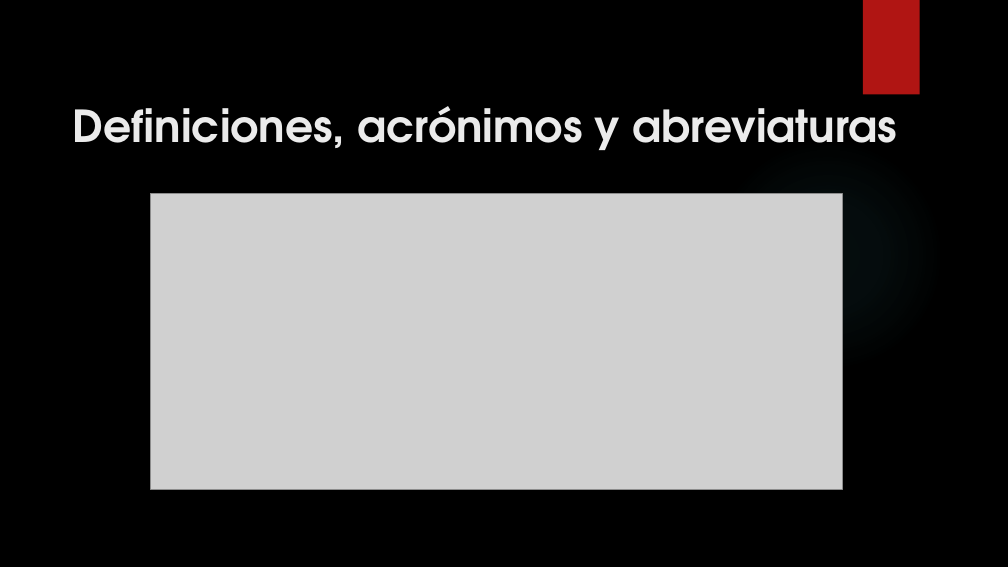
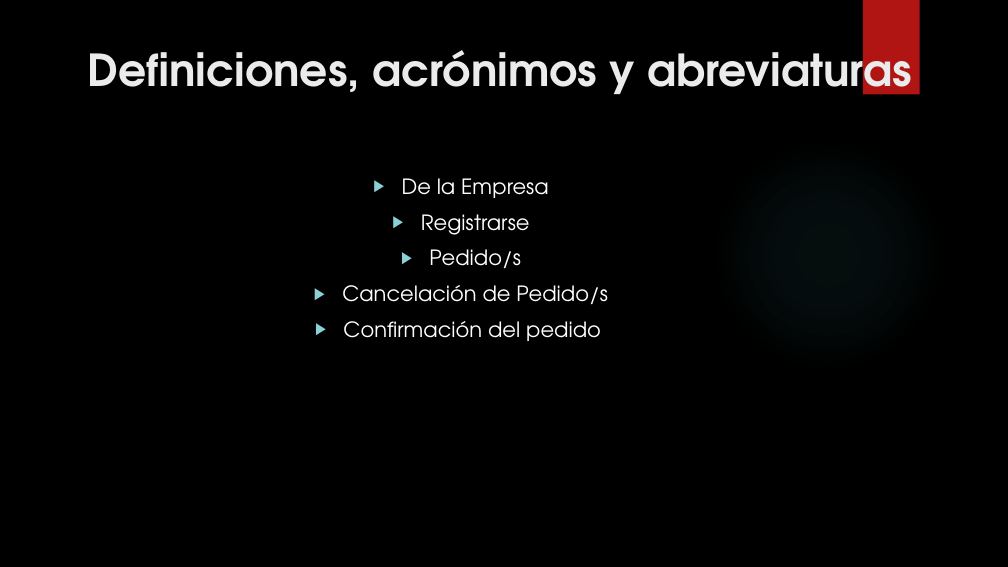
Before and after one commit to francben/proyectoDeliberyApp, a slide deck: slide 13 of Presentacion de Clase.pptx (slide 15 before the commit). Drawn at 1008x567 pixels with LibreOffice and Linux fonts; fonts in the diff are those of the drawing; grey boxes stand for pictures; background and template pictures are left out. Boxes give left, top, right and bottom in pixels: in the first picture for what was removed or moved away, otherwise in the second. Text is boxed around its words. In the diff, an @@ line names an element or a change of style, - is before the commit and + after.

```diff
--- a/Presentacion de Clase.pptx
+++ b/Presentacion de Clase.pptx
@@ title "Definiciones, acrónimos y abreviaturas": place and size @@
-title "Definiciones, acrónimos y abreviaturas" at [73, 94, 897, 150]
+title "Definiciones, acrónimos y abreviaturas" at [87, 38, 911, 95]
@@ title "Definiciones, acrónimos y abreviaturas" at [87, 38, 911, 95]: alignment left to centre @@
@@ text added at [342, 178, 608, 341], 20 pt, text #FFFFFF @@
+▶ De la Empresa
+▶ Registrarse
+▶ Pedido/s
+▶ Cancelación de Pedido/s
+▶ Confirmación del pedido
@@ picture removed at [150, 194, 842, 490] @@
```
Also in this commit, not shown: 10 other slides changed, 3 slides added, 5 slides removed.
